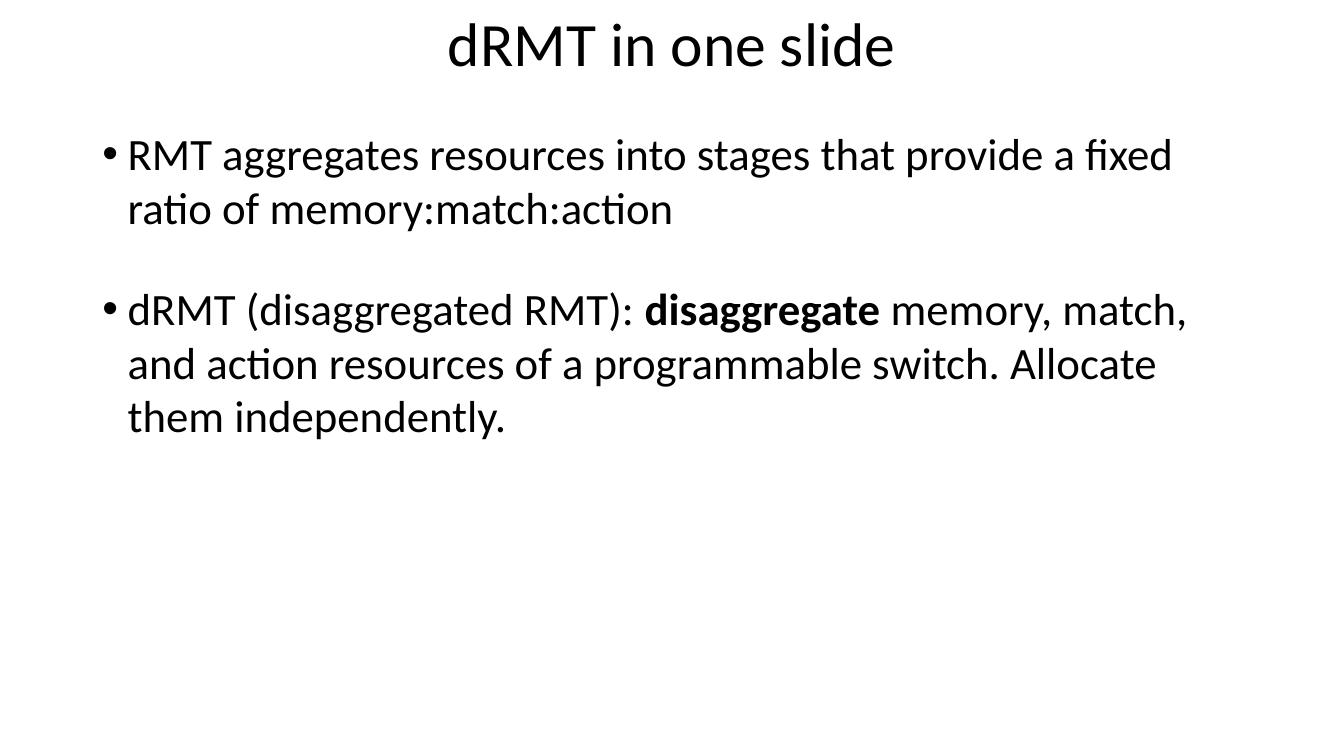
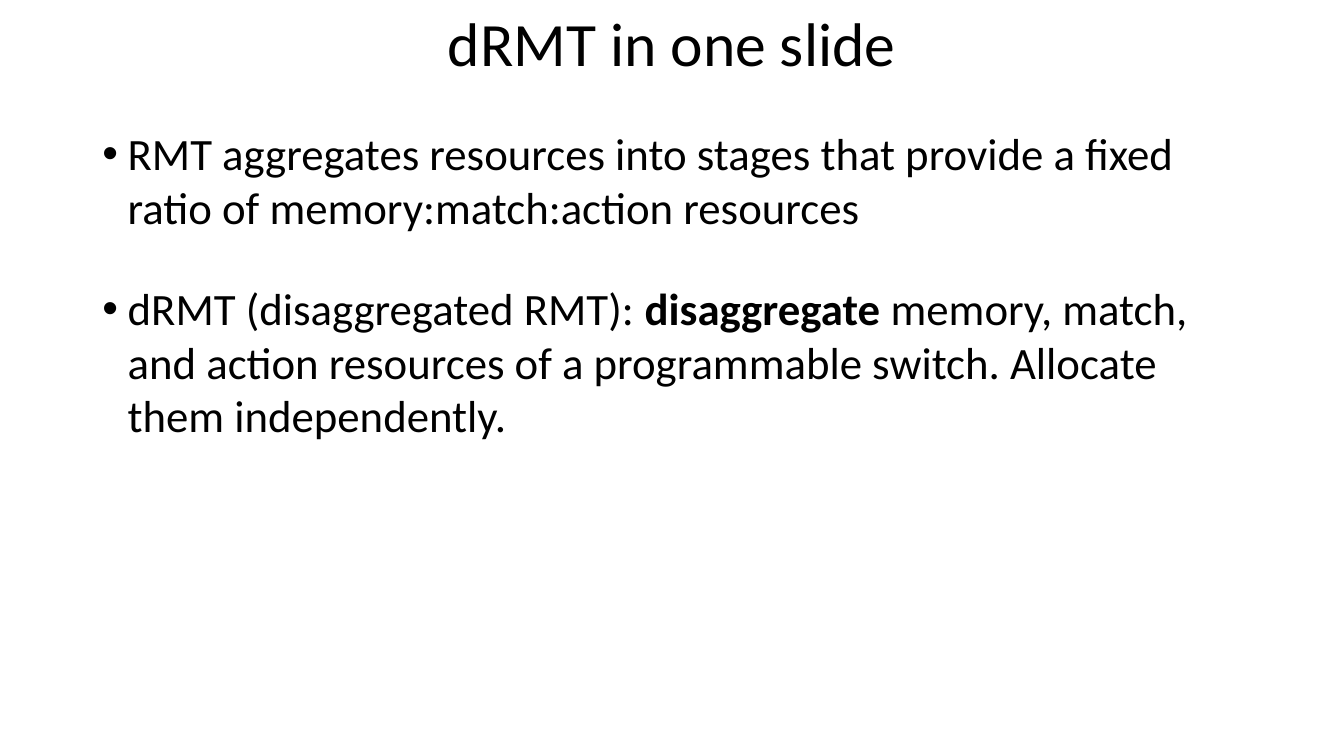
Before and after one commit to anirudhSK/drmt_talk, a slide deck: slide 3 of drmt_sigcomm.pptx. Drawn at 1344x756 pixels with LibreOffice and Linux fonts; fonts in the diff are those of the drawing. Boxes give left, top, right and bottom in pixels: in the first picture for what was removed or moved away, otherwise in the second. Text is boxed around its words. In the diff, an @@ line names an element or a change of style, - is before the commit and + after.

Commit message:
Some minor tweaks

```diff
--- a/drmt_sigcomm.pptx
+++ b/drmt_sigcomm.pptx
@@ text at (x1=128, y1=139, x2=1173, y2=232): text changed @@
-• RMT aggregates resources into stages that provide a fixed ratio of memory:match:action
+• RMT aggregates resources into stages that provide a fixed ratio of memory:match:action resources
```
